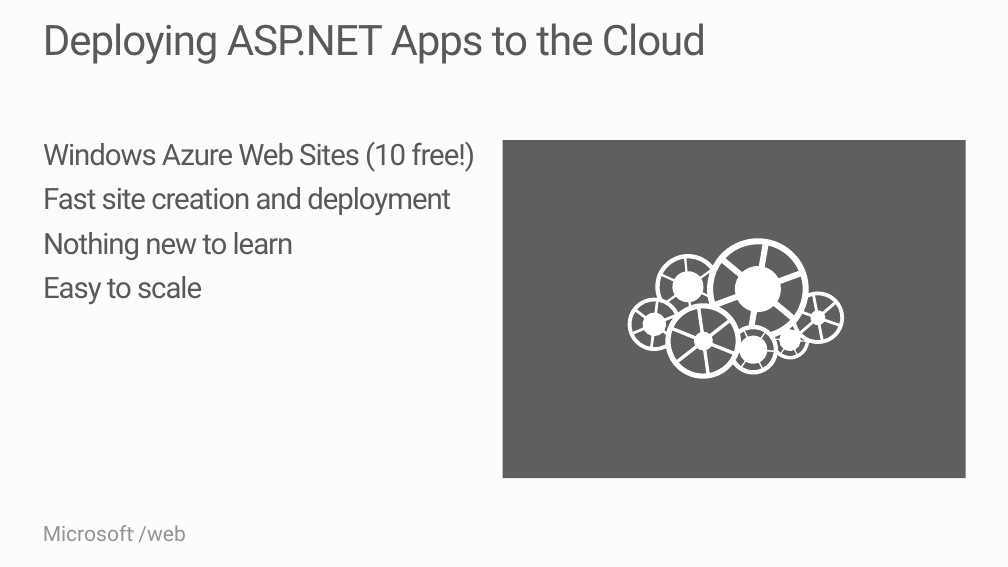
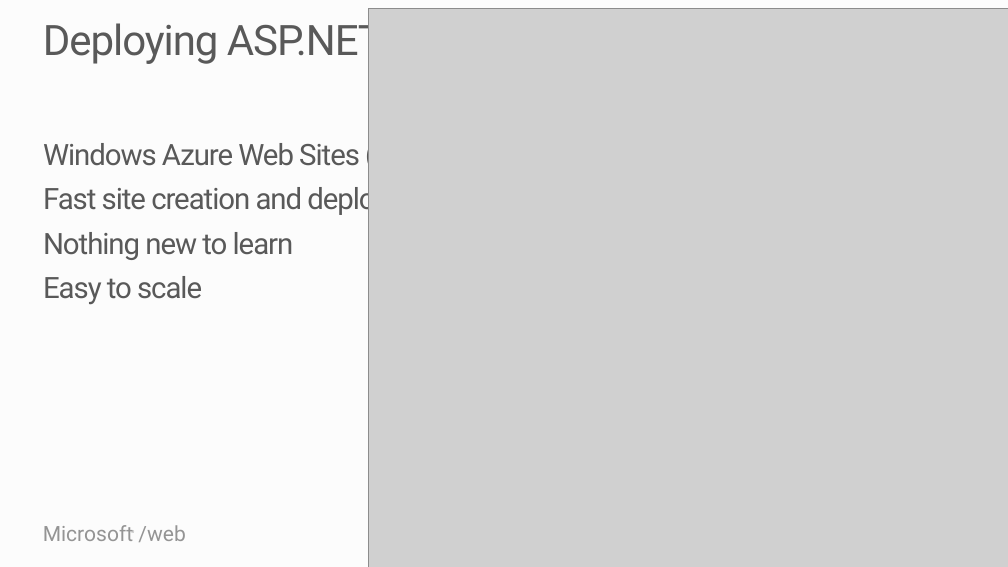
Before and after one commit to Microsoft-Web/PRESENTATION-Keynote, a slide deck: slide 8 of WebCampsKeynote.pptx. Drawn at 1008x567 pixels with LibreOffice and Linux fonts; fonts in the diff are those of the drawing; grey boxes stand for pictures. Boxes give left, top, right and bottom in pixels: in the first picture for what was removed or moved away, otherwise in the second. Text is boxed around its words. In the diff, an @@ line names an element or a change of style, - is before the commit and + after.

Commit message:
Updated cloud image to fit with current branding

```diff
--- a/WebCampsKeynote.pptx
+++ b/WebCampsKeynote.pptx
@@ picture added at (369,8,1008,567) @@
@@ rectangle removed at (503,140,966,478) @@
@@ freeform shape removed at (624,234,844,384) @@
```
Also in this commit, not shown: 1 other file.
